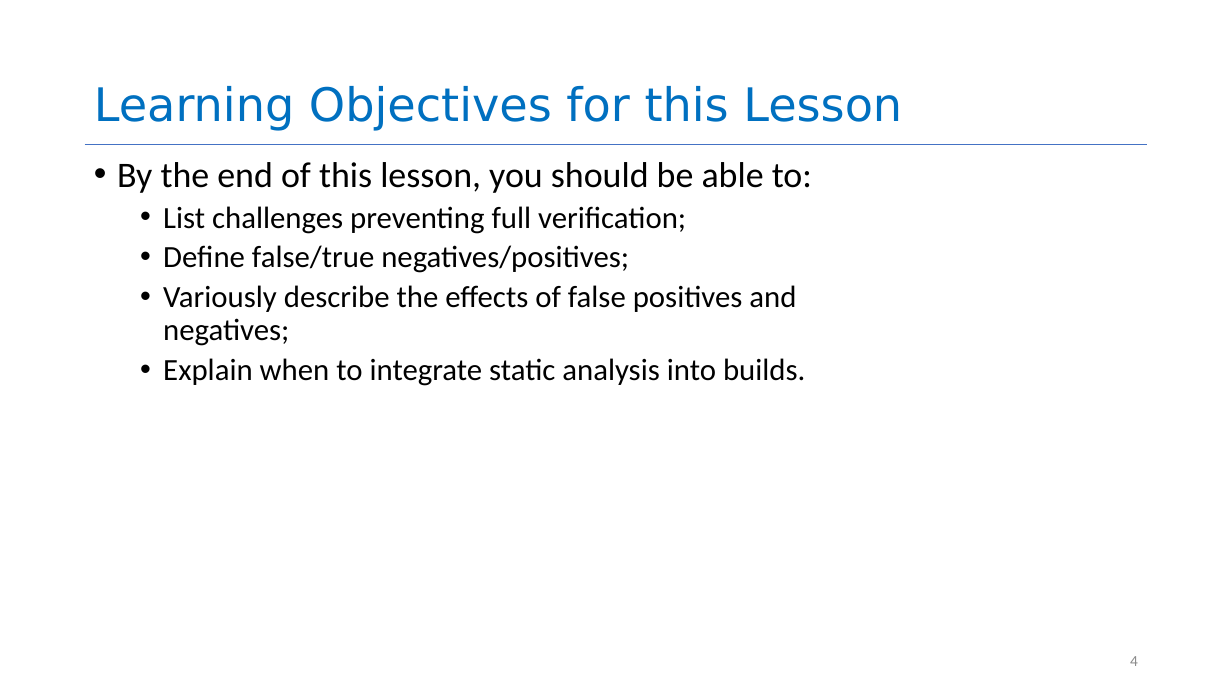
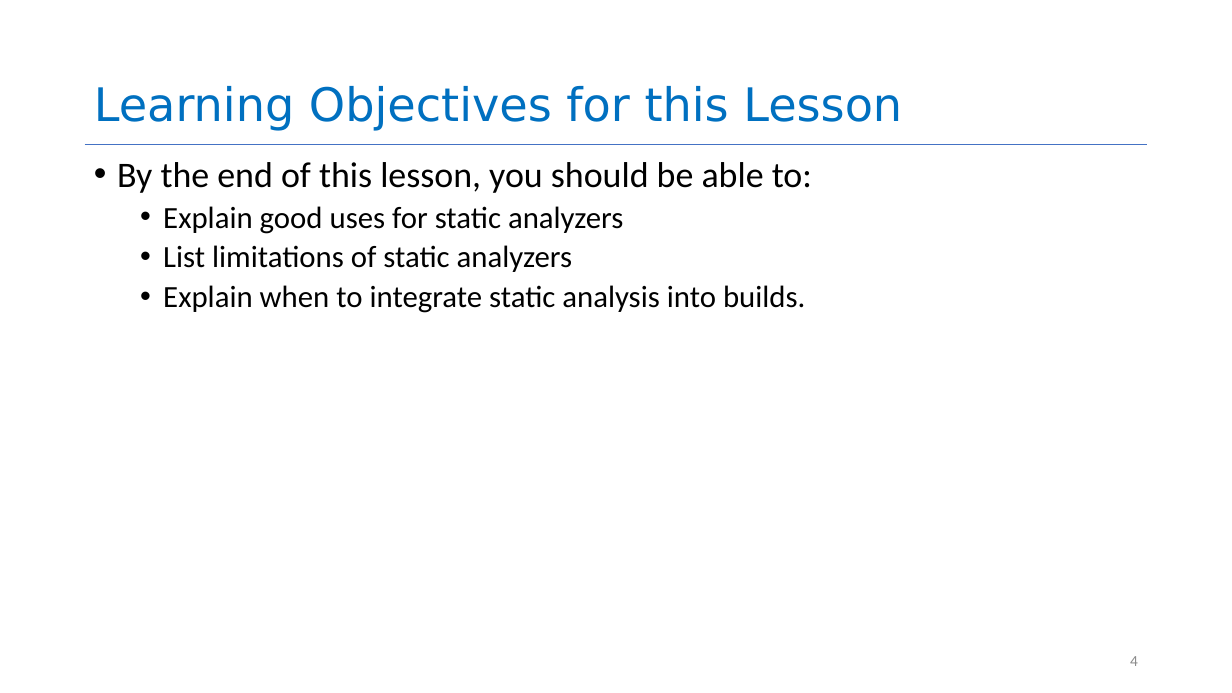
Before and after one commit to neu-se/CS4530-Spring-2022, a slide deck: slide 4 of Slides/Lesson 9.3 Static Program Analysis.pptx. Drawn at 1232x693 pixels with LibreOffice and Linux fonts; fonts in the diff are those of the drawing. Boxes give left, top, right and bottom in pixels: in the first picture for what was removed or moved away, otherwise in the second. Text is boxed around its words. In the diff, an @@ line names an element or a change of style, - is before the commit and + after.

```diff
--- a/Slides/Lesson 9.3 Static Program Analysis.pptx
+++ b/Slides/Lesson 9.3 Static Program Analysis.pptx
@@ text at box(163, 206, 623, 272): text changed @@
-  • List challenges preventing full verification;
-  • Define false/true negatives/positives;
-  • Variously describe the effects of false positives and negatives;
+  • Explain good uses for static analyzers
+  • List limitations of static analyzers
```
Also in this commit, not shown: 1 other slide changed, 1 slide removed.
